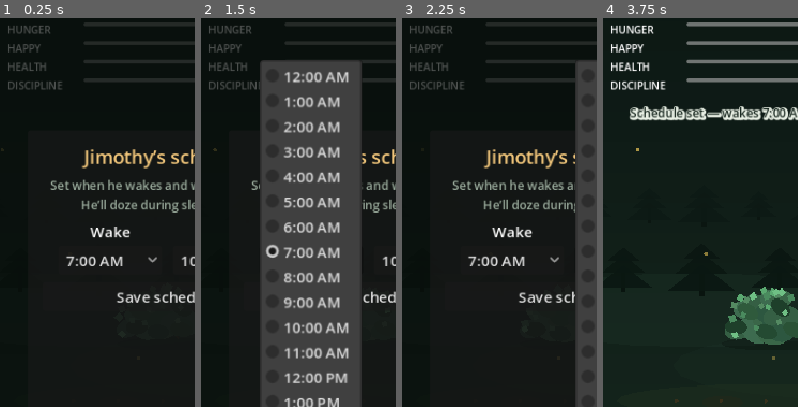
Above: before the commit, frames 1-4 (left to right).
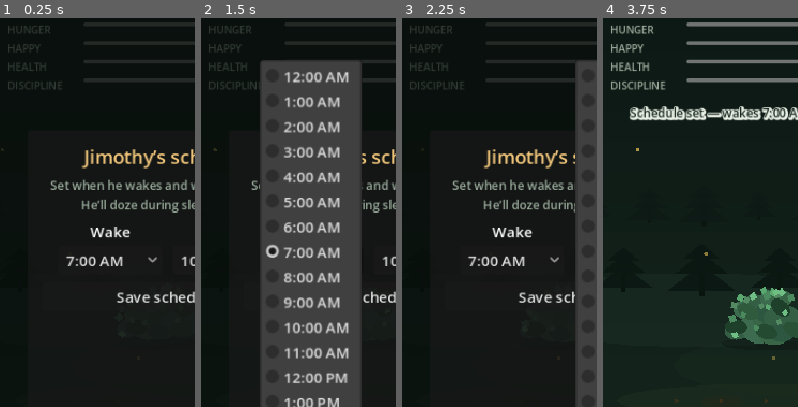
Above: after the commit, the same moments.

Repository: rgarn023/JimothyPet
Game: Godot game, scene res://scenes/main.tscn
The game is run twice, just before and just after one commit, with the same random seed, the same clock (stepped at 60 frames per second) and the same inputs.
Inputs:
- Up to frame 1 (0.25 s): no input
- Up to frame 2 (1.5 s): click "Action" at 0.5 s; click "7:00 AM" at 1.25 s
- Up to frame 3 (2.25 s): click "10:00 PM" at 2 s
- Up to frame 4 (3.75 s): click "Settings" at 2.75 s; click "Save schedule" at 3.5 s
The pictures show only the part of the screen within x 7-57%, y 16-66%; the shares and areas given below are measured in that part.

The runs differ from the first frame. In frame 1, 0.1% of the frame differs, in the area x 4-31%, y 2-19%; in frame 2, 0.1%; in frame 3, 0.1%; in frame 4, 1.1%, in the area x 4-32%, y 2-19%.

Commit message:
Detailed silent form morph; day/night readable text
Stage-ups use a 10s coil→vanish→bloom animation with leaf/spark FX
and no transition banner text. UI ink/brand colors adapt for day vs night.

Co-authored-by: rgarn023 <rgarn023@users.noreply.github.com>

Diff:
--- a/godot/scripts/main.gd
+++ b/godot/scripts/main.gd
@@ -47,9 +47,7 @@
 var _stage_celebrating: bool = false
 var _pending_stage_title: String = ""
 var _pending_stage_body: String = ""
-var _stage_banner: PanelContainer
-var _stage_banner_label: Label
-var _stage_banner_sub: Label
+var _was_daytime: int = -1
 var _forms_panel: ColorRect
 var _forms_list: VBoxContainer
 var _dev_panel: ColorRect
@@ -69,7 +67,6 @@
 
 func _ready() -> void:
 	_make_panels_transparent()
-	_build_stage_banner()
 	PetState.state_changed.connect(_refresh)
 	PetState.speech.connect(_on_speech)
 	PetState.pet_died.connect(_on_pet_died)
@@ -93,6 +90,7 @@
 	_wire_brand_secret()
 	_refresh_sound_buttons()
 	_refresh_alerts_button()
+	_apply_day_night_text_colors()
 	_refresh()
 	# Dead / leftover saves: wait for player to start a new session (no auto bush).
 	if PetState.ascending:
@@ -103,48 +101,50 @@
 		_open_schedule_panel()
 
 
-func _build_stage_banner() -> void:
-	var stage_area := raccoon.get_parent() if raccoon else null
-	if stage_area == null:
-		return
-	_stage_banner = PanelContainer.new()
-	_stage_banner.visible = false
-	_stage_banner.mouse_filter = Control.MOUSE_FILTER_IGNORE
-	_stage_banner.set_anchors_preset(Control.PRESET_CENTER_TOP)
-	_stage_banner.offset_left = -120
-	_stage_banner.offset_right = 120
-	_stage_banner.offset_top = 8
-	_stage_banner.offset_bottom = 78
-	var style := StyleBoxFlat.new()
-	style.bg_color = Color(0.05, 0.1, 0.07, 0.78)
-	style.border_color = Color(0.94, 0.77, 0.48, 0.4)
-	style.set_border_width_all(1)
-	style.set_corner_radius_all(12)
-	style.content_margin_left = 10
-	style.content_margin_right = 10
-	style.content_margin_top = 8
-	style.content_margin_bottom = 8
-	_stage_banner.add_theme_stylebox_override("panel", style)
-	var vbox := VBoxContainer.new()
-	vbox.add_theme_constant_override("separation", 2)
-	_stage_banner.add_child(vbox)
-	var kicker := Label.new()
-	kicker.text = "GROWING UP"
-	kicker.horizontal_alignment = HORIZONTAL_ALIGNMENT_CENTER
-	kicker.add_theme_font_size_override("font_size", 11)
-	kicker.add_theme_color_override("font_color", Color(0.94, 0.77, 0.48, 0.8))
-	vbox.add_child(kicker)
-	_stage_banner_label = Label.new()
-	_stage_banner_label.horizontal_alignment = HORIZONTAL_ALIGNMENT_CENTER
-	_stage_banner_label.add_theme_font_size_override("font_size", 20)
-	_stage_banner_label.add_theme_color_override("font_color", Color("f0c57a"))
-	vbox.add_child(_stage_banner_label)
-	_stage_banner_sub = Label.new()
-	_stage_banner_sub.horizontal_alignment = HORIZONTAL_ALIGNMENT_CENTER
-	_stage_banner_sub.add_theme_font_size_override("font_size", 12)
-	_stage_banner_sub.add_theme_color_override("font_color", Color(0.85, 0.92, 0.86, 0.9))
-	vbox.add_child(_stage_banner_sub)
-	stage_area.add_child(_stage_banner)
+func _is_daytime() -> bool:
+	var t := Time.get_time_dict_from_system()
+	var h := float(t.hour) + float(t.minute) / 60.0
+	return h >= 6.0 and h < 20.0
+
+
+func _apply_day_night_text_colors() -> void:
+	var day := _is_daytime()
+	var brand := Color("6a3f0c") if day else Color("f0c57a")
+	var muted := Color("2f4536") if day else Color("a8b8aa")
+	var ink := Color("15241a") if day else Color("eef5ea")
+	if brand_label:
+		brand_label.add_theme_color_override("font_color", brand)
+	var tagline := get_node_or_null("Margin/VBox/Tagline") as Label
+	if tagline:
+		tagline.add_theme_color_override("font_color", muted)
+	if hint_label:
+		hint_label.add_theme_color_override("font_color", muted)
+	if stage_name:
+		stage_name.add_theme_color_override("font_color", brand)
+	if clock_label:
+		clock_label.add_theme_color_override("font_color", brand)
+	if age_label:
+		age_label.add_theme_color_override("font_color", brand)
+	if stage_chip:
+		stage_chip.add_theme_color_override("font_color", brand)
+	if alert_banner:
+		alert_banner.add_theme_color_override("font_color", brand)
+	for path in [
+		"Margin/VBox/Device/DeviceMargin/DeviceVBox/Screen/ScreenMargin/ScreenVBox/Meters/HungerRow/L",
+		"Margin/VBox/Device/DeviceMargin/DeviceVBox/Screen/ScreenMargin/ScreenVBox/Meters/HappyRow/L",
+		"Margin/VBox/Device/DeviceMargin/DeviceVBox/Screen/ScreenMargin/ScreenVBox/Meters/HealthRow/L",
+		"Margin/VBox/Device/DeviceMargin/DeviceVBox/Screen/ScreenMargin/ScreenVBox/Meters/DisciplineRow/L",
+	]:
+		var lab := get_node_or_null(path) as Label
+		if lab:
+			lab.add_theme_color_override("font_color", muted if day else Color("9aab9c"))
+	if speech_label:
+		if day:
+			speech_label.add_theme_color_override("font_color", ink)
+			speech_label.add_theme_color_override("font_shadow_color", Color(1, 1, 1, 0.75))
+		else:
+			speech_label.add_theme_color_override("font_color", Color("1b2a22"))
+			speech_label.add_theme_color_override("font_shadow_color", Color(0.91, 0.937, 0.894, 1))
 
 
 func _make_panels_transparent() -> void:
@@ -157,6 +157,10 @@
 
 func _process(_delta: float) -> void:
 	clock_label.text = Time.get_time_string_from_system().substr(0, 5)
+	var day_i := 1 if _is_daytime() else 0
+	if day_i != _was_daytime:
+		_was_daytime = day_i
+		_apply_day_night_text_colors()
 
 
 func _build_overlay_panel(title_text: String) -> Dictionary:
@@ -930,39 +934,28 @@
 func _on_stage_changed(stage: String) -> void:
 	var title := ""
 	var body := ""
-	var sub := ""
 	match stage:
 		"baby":
 			title = "Baby Kit!"
 			body = "Jimothy burst from the bush. Keep him fed and cozy."
-			sub = "He leaves the leaves behind"
 		"young":
 			title = "Young Kit!"
 			body = "Form: %s. His teen/adult path is already leaning this way." % PetState.young_form.capitalize()
-			sub = str(PetState.young_form).capitalize()
 		"teen":
 			title = "Teen Kit!"
 			body = "Form: %s. Keep caring — he keeps growing." % PetState.teen_form.capitalize()
-			sub = str(PetState.teen_form).capitalize()
 		"adult":
 			title = "Adult Cryptid!"
 			body = "%s Jimothy — care well and he may linger longer; neglect shortens his sky-bound days." % PetState.adult_form_title()
-			sub = PetState.adult_form_title()
 		_:
 			return
-	_begin_stage_celebration(title, body, sub)
-
-
-func _begin_stage_celebration(title: String, body: String, subtitle: String = "") -> void:
+	_begin_stage_celebration(title, body)
+
+
+func _begin_stage_celebration(title: String, body: String) -> void:
 	_stage_celebrating = true
 	_pending_stage_title = title
 	_pending_stage_body = body
-	if _stage_banner_label:
-		_stage_banner_label.text = title
-	if _stage_banner_sub:
-		_stage_banner_sub.text = subtitle
-	if _stage_banner:
-		_stage_banner.visible = true
 	_refresh()
 	var timer := get_tree().create_timer(10.0)
 	timer.timeout.connect(_end_stage_celebration, CONNECT_ONE_SHOT)
@@ -970,8 +963,6 @@
 
 func _end_stage_celebration() -> void:
 	_stage_celebrating = false
-	if _stage_banner:
-		_stage_banner.visible = false
 	var title := _pending_stage_title
 	var body := _pending_stage_body
 	_pending_stage_title = ""
--- a/godot/scripts/raccoon_view.gd
+++ b/godot/scripts/raccoon_view.gd
@@ -295,30 +295,59 @@
 	if _anim == "stageUp":
 		var u := clampf(_anim_t / _anim_dur, 0.0, 1.0)
 		_smile = 1.0
-		if u < 0.2:
-			var p := u / 0.2
-			_pose_y = -sin(p * PI) * 22.0
-			_pose_x = sin(_t * 8.0) * 6.0
-		elif u < 0.55:
-			var p2 := (u - 0.2) / 0.35
-			_pose_y = -absf(sin(p2 * PI * 3.0)) * 18.0
-			_pose_x = sin(_t * 10.0) * 16.0
-			_walk_phase += delta * 8.0
-		elif u < 0.82:
-			var p3 := (u - 0.55) / 0.27
-			_pose_y = -sin(p3 * PI) * 12.0
-			_pose_x = lerpf(_pose_x, 0.0, minf(1.0, delta * 2.2))
-			_head_dip = sin(_t * 6.0) * 3.0
+		# Coil → vanish → bloom → settle (matches web morph timing).
+		if u < 0.22:
+			var p := u / 0.22
+			_pose_y = sin(p * PI) * 6.0
+			_pose_x = sin(_t * 14.0) * (4.0 + p * 10.0)
+			_head_dip = p * 8.0
+			_body_squash = lerpf(1.0, 0.55, p)
+			_fade = lerpf(1.0, 0.65, p)
+			_walk_phase += delta * 10.0
+		elif u < 0.38:
+			var p2 := (u - 0.22) / 0.16
+			_pose_y = -p2 * 8.0
+			_pose_x = sin(_t * 18.0) * (14.0 * (1.0 - p2))
+			_head_dip = 8.0 * (1.0 - p2)
+			_body_squash = lerpf(0.55, 0.12, p2)
+			_fade = lerpf(0.65, 0.05, p2)
+		elif u < 0.45:
+			_pose_y = -4.0
+			_pose_x = 0.0
+			_head_dip = 0.0
+			_body_squash = 0.08
+			_fade = 0.0
+		elif u < 0.7:
+			var p3 := (u - 0.45) / 0.25
+			_pose_y = -sin(p3 * PI) * 26.0
+			_pose_x = sin(_t * 9.0) * 12.0 * (1.0 - p3 * 0.5)
+			_head_dip = -sin(p3 * PI) * 4.0
+			_body_squash = lerpf(0.2, 1.15, smoothstep(0.0, 1.0, p3))
+			_fade = smoothstep(0.0, 0.35, p3)
+			_walk_phase += delta * 7.0
+			if p3 > 0.35 and p3 < 0.55:
+				_request_facing(-_facing if _facing != 0.0 else 1.0)
+		elif u < 0.88:
+			var p4 := (u - 0.7) / 0.18
+			_pose_y = -absf(sin(p4 * PI * 2.0)) * 12.0
+			_pose_x = sin(_t * 8.0) * 8.0 * (1.0 - p4)
+			_head_dip = sin(_t * 10.0) * 2.0
+			_body_squash = lerpf(1.15, 1.0, p4)
+			_fade = 1.0
 		else:
-			var p4 := (u - 0.82) / 0.18
-			_pose_y = -sin(p4 * PI) * 6.0 * (1.0 - p4)
-			_pose_x = lerpf(_pose_x, 0.0, minf(1.0, delta * 3.0))
-			_head_dip = 2.0 * (1.0 - p4)
+			var p5 := (u - 0.88) / 0.12
+			_pose_y = -sin(p5 * PI) * 5.0 * (1.0 - p5)
+			_pose_x = lerpf(_pose_x, 0.0, minf(1.0, delta * 3.5))
+			_head_dip = 2.0 * (1.0 - p5)
+			_body_squash = 1.0
+			_fade = 1.0
 		if _anim_t >= _anim_dur:
 			_anim = "idle"
 			_pose_y = 0.0
 			_pose_x = 0.0
 			_head_dip = 0.0
+			_body_squash = 1.0
+			_fade = 1.0
 		queue_redraw()
 		return
 
@@ -615,19 +644,23 @@
 		var glow_a := (1.0 - _fade) * 0.35 + _wing_span * 0.25
 		_ellipse(c + Vector2(0, 10), Vector2(70, 40), Color(0.95, 0.88, 0.55, glow_a * 0.35))
 	elif _anim == "stageUp":
-		var pulse := 0.35 + 0.45 * absf(sin(_t * 3.0))
-		_ellipse(c + Vector2(0, 8), Vector2(55, 36), Color(0.95, 0.8, 0.4, pulse * 0.28))
+		_draw_stage_up_fx(c)
 
 	var face := _facing if _facing != 0.0 else 1.0
 	var old_mod := modulate
 	if _anim == "ascend":
 		modulate = Color(1, 1, 1, _fade)
+	elif _anim == "stageUp":
+		modulate = Color(1, 1, 1, _fade)
 
 	if _anim == "ascend" and _wing_span > 0.05:
 		_draw_wings(c, face, _wing_span)
 
 	# Head dip nudges the silhouette down while chewing / sniffing.
 	var draw_c := c + Vector2(0, _head_dip * 0.45)
+	if _anim == "stageUp" and _body_squash != 1.0:
+		draw_set_transform(draw_c, 0.0, Vector2(_body_squash, 1.0 / maxf(0.2, _body_squash)))
+		draw_c = Vector2.ZERO
 
 	if _is_sleeping() and _anim != "ascend":
 		_draw_nest_bed(c + Vector2(0, 18))
@@ -646,6 +679,9 @@
 				_draw_adult(draw_c, face)
 			_:
 				_draw_baby(draw_c, face)
+
+	if _anim == "stageUp" and _body_squash != 1.0:
+		draw_set_transform(Vector2.ZERO, 0.0, Vector2.ONE)
 
 	if _anim == "eat" and _eat_flash > 0.05:
 		_draw_food_prop(c, face, clampf(_anim_t / _anim_dur, 0.0, 1.0))
@@ -1077,6 +1113,38 @@
 			var t := 0.2 + float(i) * 0.18
 			var p := base.lerp(tip, t)
 			_ellipse(p, Vector2(4, 3), Color("c8c8d0").darkened(0.05))
+
+
+func _draw_stage_up_fx(c: Vector2) -> void:
+	var u := clampf(_anim_t / maxf(0.01, _anim_dur), 0.0, 1.0)
+	var aura := 0.2 + 0.55 * absf(sin(_t * 3.2))
+	if u > 0.3 and u < 0.55:
+		aura = 0.85
+	_ellipse(c + Vector2(0, 8), Vector2(58, 40), Color(0.95, 0.8, 0.4, aura * 0.32))
+	# Expanding ring near morph flash
+	if u > 0.34 and u < 0.62:
+		var ring_t := (u - 0.34) / 0.28
+		var rr := lerpf(16.0, 72.0, ring_t)
+		draw_arc(c, rr, 0.0, TAU, 36, Color(0.94, 0.77, 0.48, 0.7 * (1.0 - ring_t)), 2.2, true)
+	# Swirling leaves
+	for i in 10:
+		var ang := _t * 2.4 + float(i) * TAU / 10.0
+		var rad := lerpf(18.0, 62.0, clampf(u * 1.2, 0.0, 1.0))
+		var lp := c + Vector2(cos(ang), sin(ang) * 0.72) * rad
+		var leaf_a := 0.85 if u < 0.85 else (1.0 - u) / 0.15
+		var col := Color("6fbf84") if i % 2 == 0 else Color("3d6b4f")
+		col.a = leaf_a * 0.9
+		draw_set_transform(lp, ang + 0.8, Vector2.ONE)
+		_ellipse(Vector2.ZERO, Vector2(7, 3.5), col)
+		draw_set_transform(Vector2.ZERO, 0.0, Vector2.ONE)
+	# Sparks on bloom
+	if u > 0.4:
+		for i in 8:
+			var a2 := float(i) * TAU / 8.0 + _t
+			var push := lerpf(10.0, 48.0, clampf((u - 0.4) / 0.35, 0.0, 1.0))
+			var sp := c + Vector2(cos(a2), sin(a2)) * push
+			var sa := 0.9 * (1.0 - clampf((u - 0.55) / 0.4, 0.0, 1.0))
+			draw_circle(sp, 2.2, Color(0.96, 0.8, 0.4, sa))
 
 
 func _is_sleeping() -> bool:
Not shown, changed: dist/Jimothy-godot-only-4.7.1.zip
Not shown, changed: dist/Jimothy-web.zip
Not shown, changed: dist/JimothyPet-godot-4.7.1.zip
Not shown, changed: index.html
Not shown, changed: js/game.js
Not shown, changed: js/raccoon.js
Not shown, changed: styles.css
Not shown, changed: sw.js
